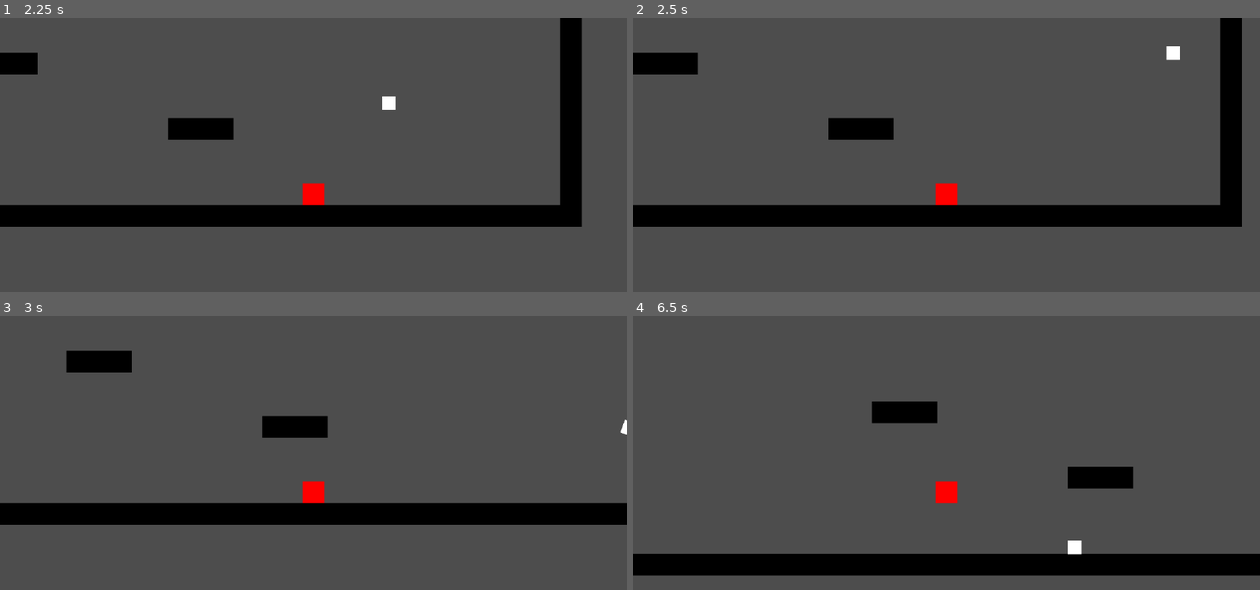
Above: before the commit, frames 1-4 (two rows, left to right).
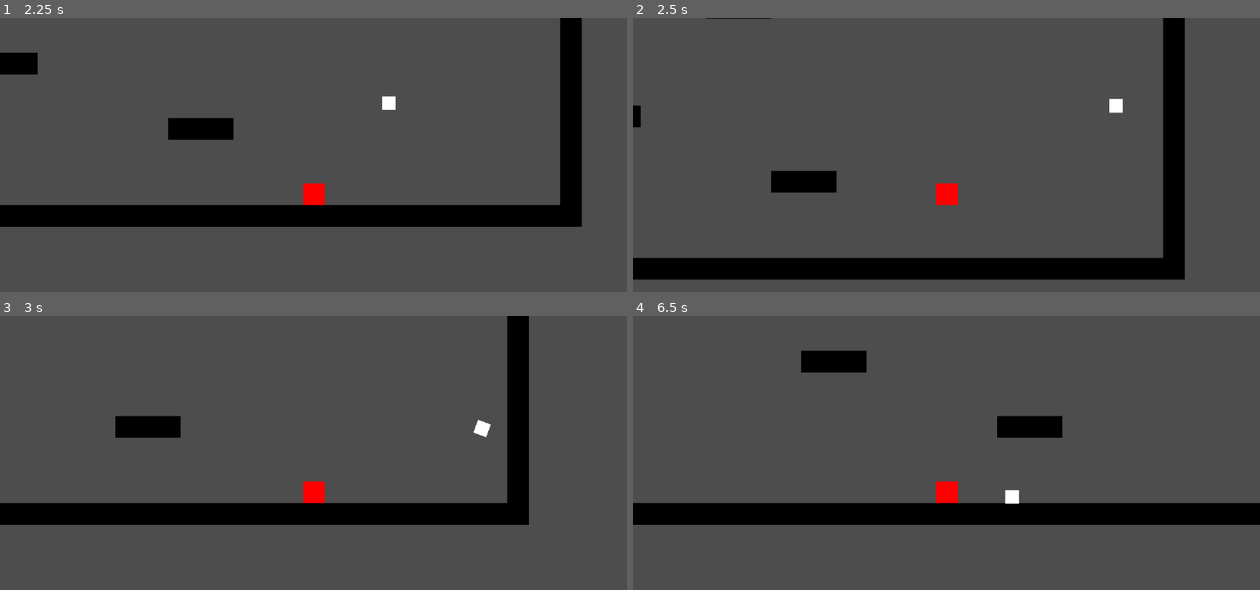
Above: after the commit, the same moments.

Repository: Lukko-Digital/upwell
Game: Godot game, scene res://src/main.tscn
Same seed, same stepped clock (60 frames per second), same inputs: the game is played once before the commit and once after it.
Inputs (mouse positions are in pixels of both pictures, inside the frame that each line leads up to):
- Up to frame 1 (2.25 s): tap Enter at 0.5 s; move the mouse to (451, 176) at 0.52 s; hold Right mouse button (attract) 0.53-1.28 s; hold D (right) 0.53-2.03 s; tap Space (jump) at 0.77, 1.52 s; move the mouse to (188, 212) at 1.27 s; right-click (188, 212) at 1.35 s; move the mouse to (376, 116) at 2.02 s; press the mouse at (376, 116) at 2.03 s; hold A (left) from 2.03 s (still down)
- Up to frame 2 (2.5 s): keep holding A (left); right-click (1009, 116) at 2.3 s
- Up to frame 3 (3 s): move the mouse to (282, 562) at 2.77 s; release A (left) at 2.78 s; release the mouse at (282, 562) at 2.78 s; hold D (right) from 2.78 s (still down); right-click (282, 562) at 2.85 s
- Up to frame 4 (6.5 s): tap Space (jump) at 3.02, 3.77, 4.52, 6.02 s; move the mouse to (1134, 546) at 3.52 s; hold Right mouse button (attract) 3.53-4.28 s; move the mouse to (758, 439) at 4.27 s; release D (right) at 4.28 s; hold A (left) 4.28-5.03 s; click (758, 439) at 4.35 s; right-click (758, 439) at 4.55 s; move the mouse to (977, 491) at 5.02 s; hold D (right) 5.03-5.78 s; hold Right mouse button (attract) 5.03-5.78 s; move the mouse to (852, 403) at 5.77 s; hold A (left) from 5.78 s (still down); right-click (852, 403) at 5.85 s

Frame 1 is identical in both runs. In frame 2, 23% of the frame differs, in the area x 0-98%, y 0-96%; in frame 3, 6.3%; in frame 4, 20%.

Commit message:
give initial punch when attracting

Diff:
--- a/src/player.gd
+++ b/src/player.gd
@@ -8,7 +8,8 @@
 }
 const DRILL = {
 	LAUNCH_SPEED = 600.0,
-	ATTRACT_FORCE = 1200.0
+	ATTRACT_FORCE = 400.0,
+	INITIAL_ATTRACT_SPEED = 400.0
 }
 
 @onready var drill_scene = preload ("res://src/drill_bit.tscn")
@@ -26,8 +27,12 @@
 
 func handle_movement(delta):
 	# magnet attraction
-	if drill and Input.is_action_pressed("attract"):
-		velocity += (drill.global_position - global_position).normalized() * DRILL.ATTRACT_FORCE * delta
+	if drill:
+		var vec_to_drill = (drill.global_position - global_position).normalized()
+		if Input.is_action_just_pressed("attract"):
+			velocity += vec_to_drill * DRILL.INITIAL_ATTRACT_SPEED
+		if Input.is_action_pressed("attract"):
+			velocity += vec_to_drill * DRILL.ATTRACT_FORCE * delta
 
 	# friction
 	if abs(velocity.x) > PLAYER.SPEED and is_on_floor():
